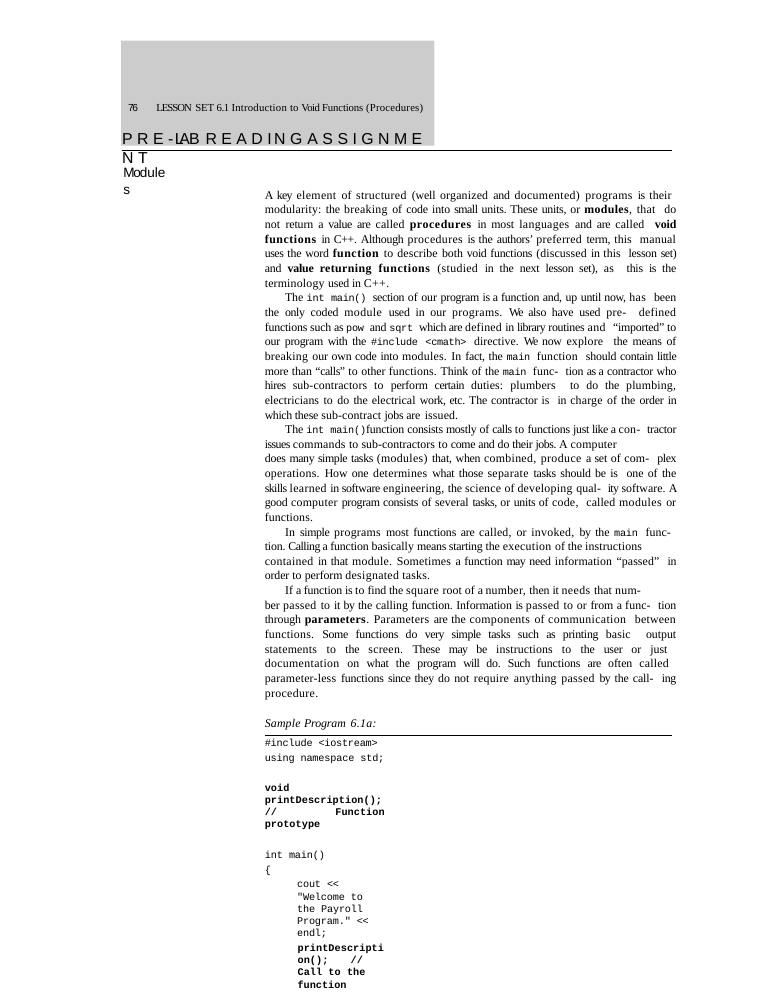
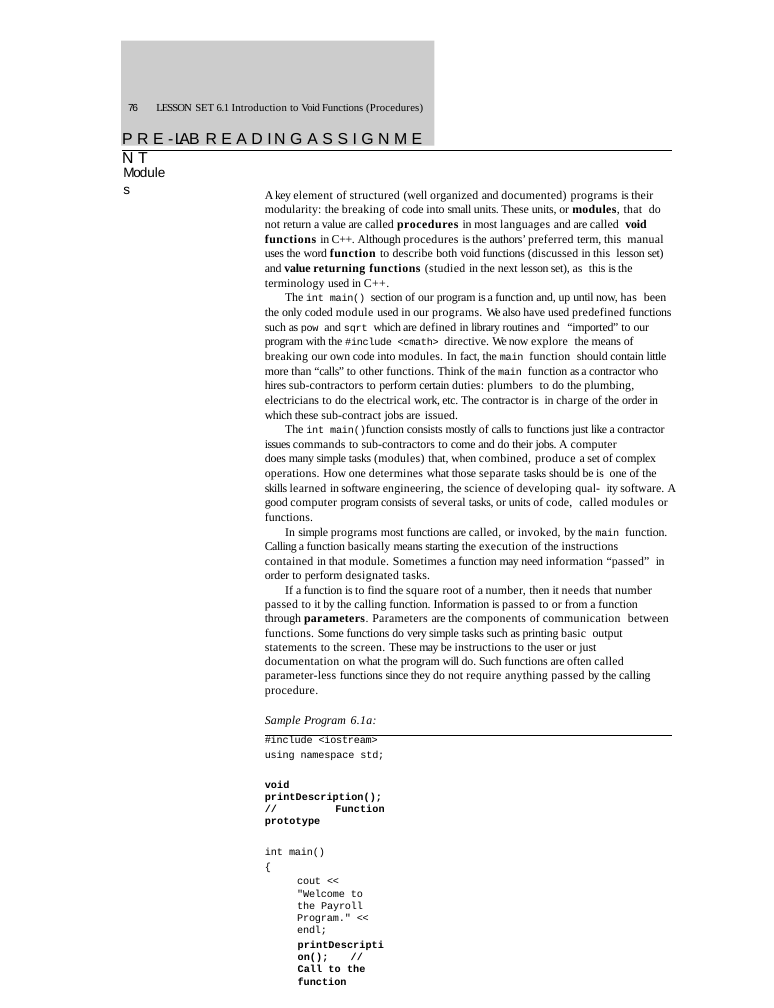
Before and after one commit to gangryunguh/cop3014-lab06-function-a, a slide deck: slide 2 of lab06-a.pptx. Drawn at 774x1008 pixels with LibreOffice and Linux fonts; fonts in the diff are those of the drawing. Boxes give left, top, right and bottom in pixels: in the first picture for what was removed or moved away, otherwise in the second. Text is boxed around its words. In the diff, an @@ line names an element or a change of style, - is before the commit and + after.

```diff
--- a/lab06-a.pptx
+++ b/lab06-a.pptx
@@ text at <box>265,190,665,582</box>: alignment justified to left @@
@@ text at <box>265,292,677,553</box>: text changed @@
-The int main() section of our program is a function and, up until now, has been the only coded module used in our programs. We also have used pre- defined functions such as pow and sqrt which are defined in library routines and “imported” to our program with the #include <cmath> directive. We now explore the means of breaking our own code into modules. In fact, the main function should contain little more than “calls” to other functions. Think of the main func- tion as a contractor who hires sub-contractors to perform certain duties: plumbers to do the plumbing, electricians to do the electrical work, etc. The contractor is in charge of the order in which these sub-contract jobs are issued.
-The int main()function consists mostly of calls to functions just like a con- tractor issues commands to sub-contractors to come and do their jobs. A computer
-does many simple tasks (modules) that, when combined, produce a set of com- plex operations. How one determines what those separate tasks should be is one of the skills learned in software engineering, the science of developing qual- ity software. A good computer program consists of several tasks, or units of code, called modules or functions.
-In simple programs most functions are called, or invoked, by the main func- tion. Calling a function basically means starting the execution of the instructions
+The int main() section of our program is a function and, up until now, has been the only coded module used in our programs. We also have used predefined functions such as pow and sqrt which are defined in library routines and “imported” to our program with the #include <cmath> directive. We now explore the means of breaking our own code into modules. In fact, the main function should contain little more than “calls” to other functions. Think of the main function as a contractor who hires sub-contractors to perform certain duties: plumbers to do the plumbing, electricians to do the electrical work, etc. The contractor is in charge of the order in which these sub-contract jobs are issued.
+The int main()function consists mostly of calls to functions just like a contractor issues commands to sub-contractors to come and do their jobs. A computer
+does many simple tasks (modules) that, when combined, produce a set of complex operations. How one determines what those separate tasks should be is one of the skills learned in software engineering, the science of developing qual- ity software. A good computer program consists of several tasks, or units of code, called modules or functions.
+In simple programs most functions are called, or invoked, by the main function. Calling a function basically means starting the execution of the instructions
@@ text at <box>265,585,669,696</box>: text changed @@
-If a function is to find the square root of a number, then it needs that num-
-ber passed to it by the calling function. Information is passed to or from a func- tion through parameters. Parameters are the components of communication between functions. Some functions do very simple tasks such as printing basic output statements to the screen. These may be instructions to the user or just documentation on what the program will do. Such functions are often called parameter-less functions since they do not require anything passed by the call- ing procedure.
+If a function is to find the square root of a number, then it needs that number passed to it by the calling function. Information is passed to or from a function through parameters. Parameters are the components of communication between functions. Some functions do very simple tasks such as printing basic output statements to the screen. These may be instructions to the user or just documentation on what the program will do. Such functions are often called parameter-less functions since they do not require anything passed by the calling procedure.
```
Also in this commit, not shown: 7 other slides changed.
